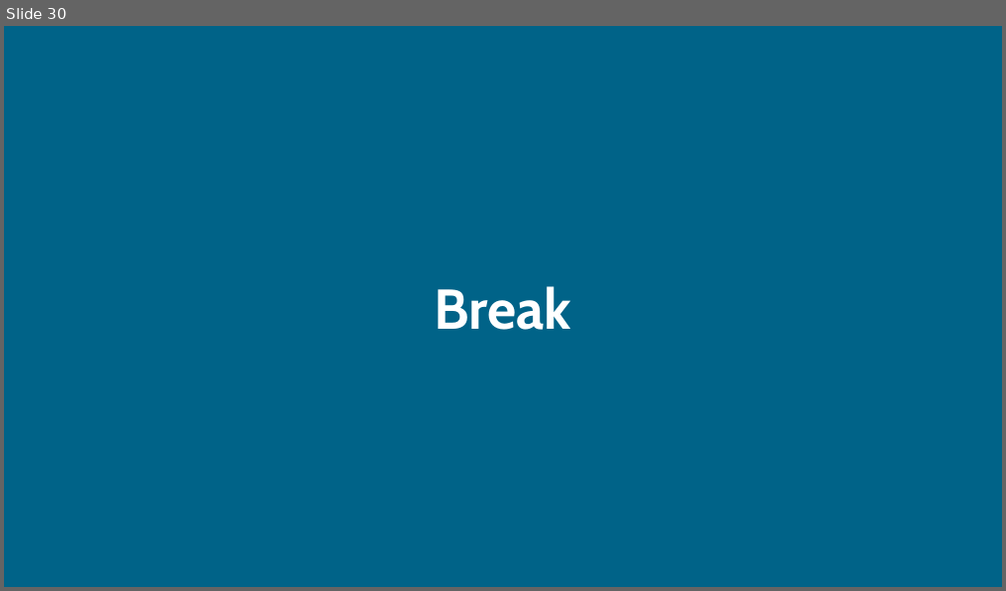
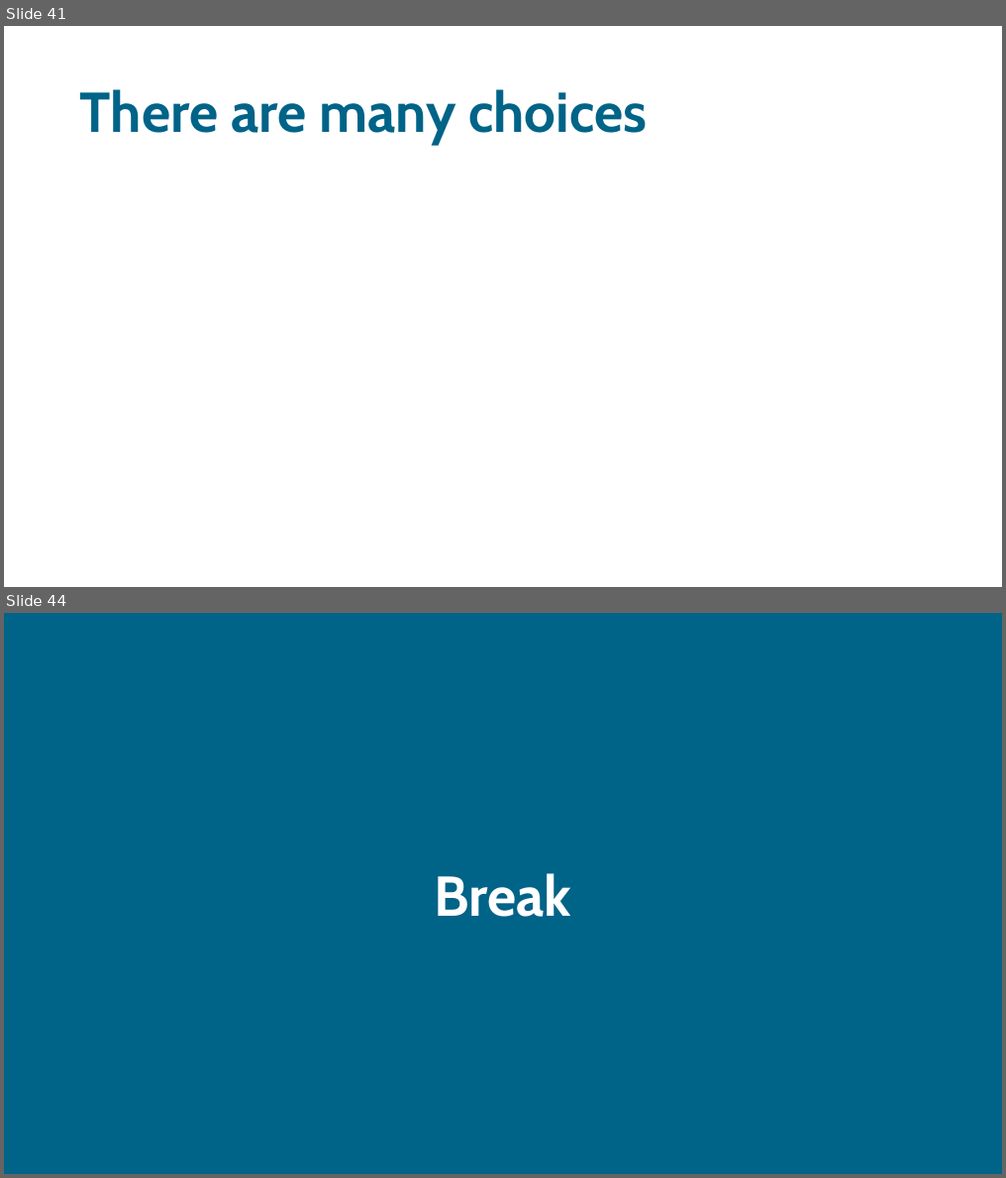
Before and after one commit to sodascience/workshop_causal_impact_assessment, a slide deck: lectures/03_synthetic_control/synthetic_control.pptx. Shown one above the other, each under a label of ours: slide 30 before the commit, slides 41 and 44 after it; the slides between them are not shown. The pictures are 1006x591 and 1006x1178 pixels, drawn with LibreOffice and Linux fonts; fonts in the diff are those of the drawing; grey boxes stand for pictures. Boxes give left, top, right and bottom in pixels: in the first picture for what was removed or moved away, otherwise in the second. Text is boxed around its words. In the diff, an @@ line names an element or a change of style, - is before the commit and + after.

```diff
--- a/lectures/03_synthetic_control/synthetic_control.pptx
+++ b/lectures/03_synthetic_control/synthetic_control.pptx
@@ slide 41 added at (x1=4, y1=26, x2=1002, y2=587), background #FFFFFF @@
@@ title added at (x1=80, y1=89, x2=647, y2=145), 54 pt, text #006388, bold @@
+There are many choices
@@ what was slide 30 is now slide 44 @@
```
Also in this commit, not shown: 1 slide changed, 41 other slides added, 28 slides removed, 4 other files.
